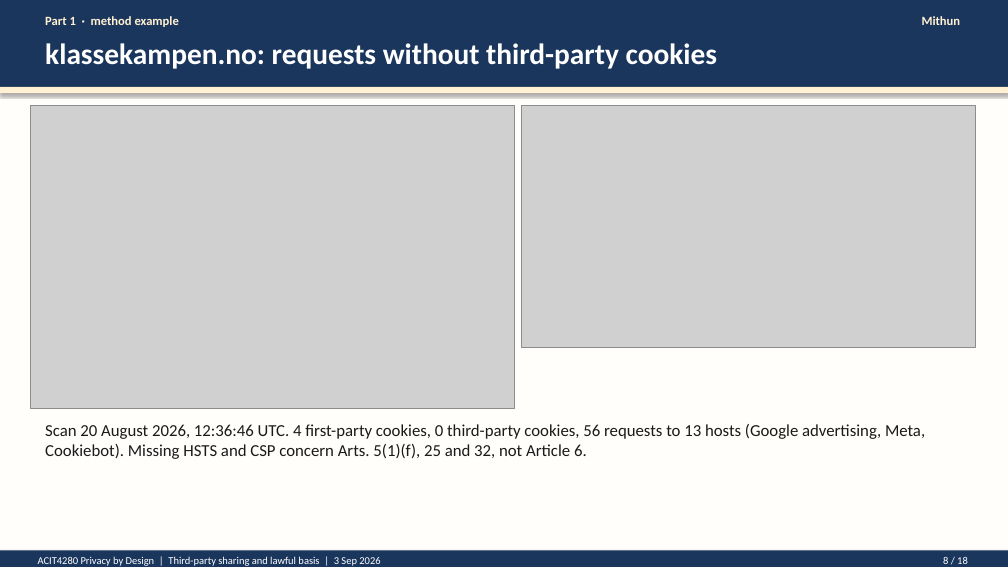
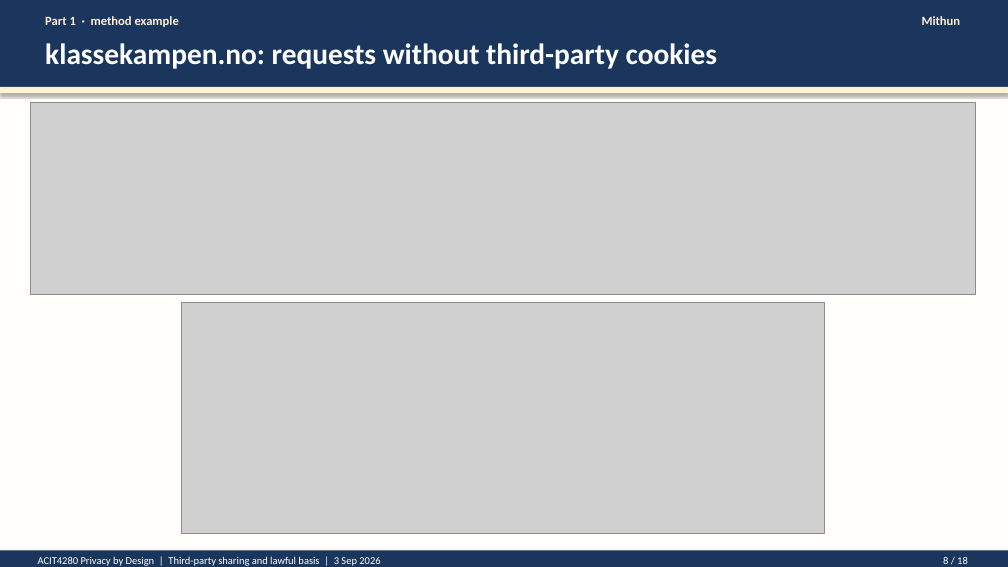
Before and after one commit to kasa031/Bacheloroppgave, a slide deck: slide 8 of ACIT4280_1A_presentation.pptx. Drawn at 1008x567 pixels with LibreOffice and Linux fonts; fonts in the diff are those of the drawing; grey boxes stand for pictures. Boxes give left, top, right and bottom in pixels: in the first picture for what was removed or moved away, otherwise in the second. Text is boxed around its words. In the diff, an @@ line names an element or a change of style, - is before the commit and + after.

```diff
--- a/ACIT4280_1A_presentation.pptx
+++ b/ACIT4280_1A_presentation.pptx
@@ picture removed at bbox=[30, 106, 514, 408] @@
@@ picture added at bbox=[30, 102, 975, 295] @@
@@ picture removed at bbox=[522, 106, 975, 348] @@
@@ picture added at bbox=[181, 302, 824, 533] @@
@@ text removed at bbox=[45, 424, 925, 459] @@
-Scan 20 August 2026, 12:36:46 UTC. 4 first-party cookies, 0 third-party cookies, 56 requests to 13 hosts (Google advertising, Meta, Cookiebot). Missing HSTS and CSP concern Arts. 5(1)(f), 25 and 32, not Article 6.
```
Also in this commit, not shown: 1 other slide changed, 13 other files.
